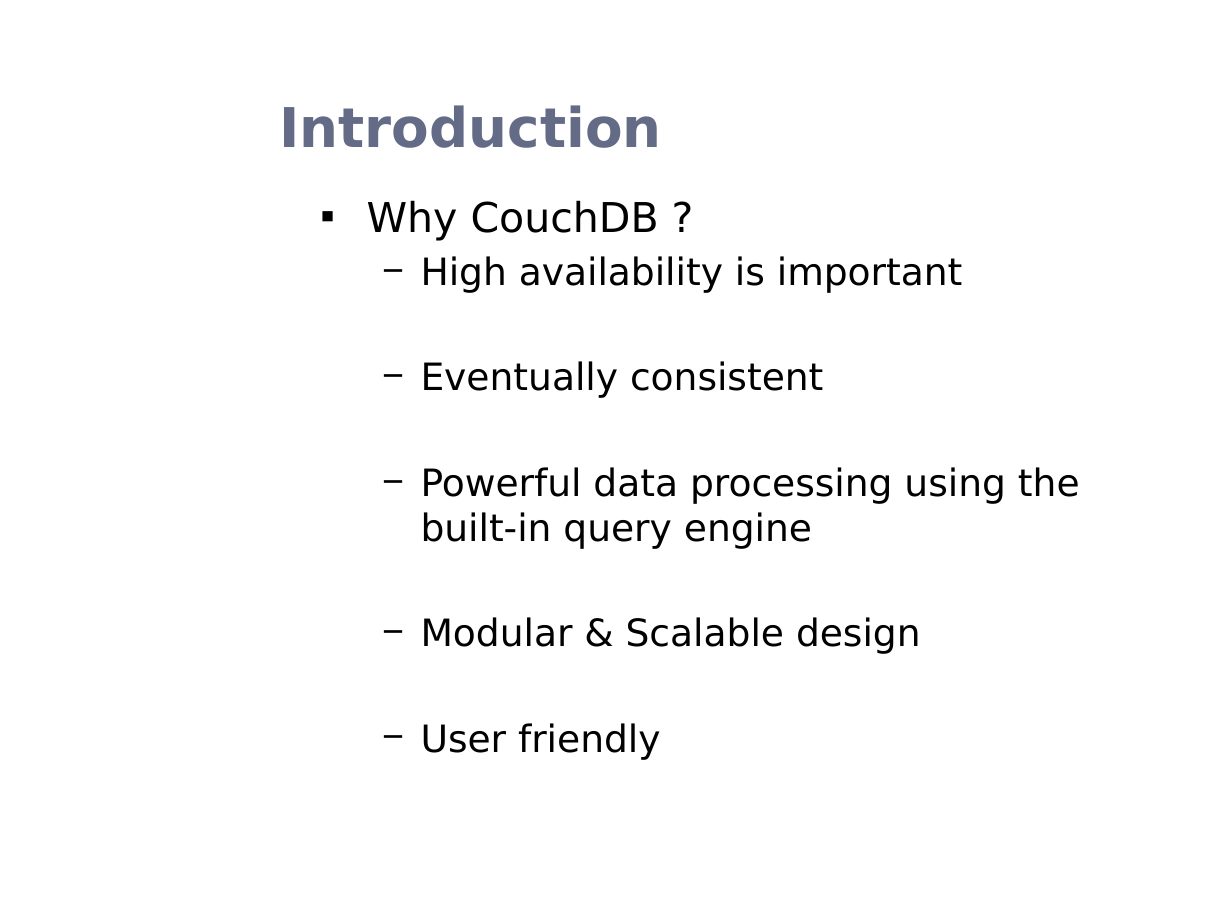
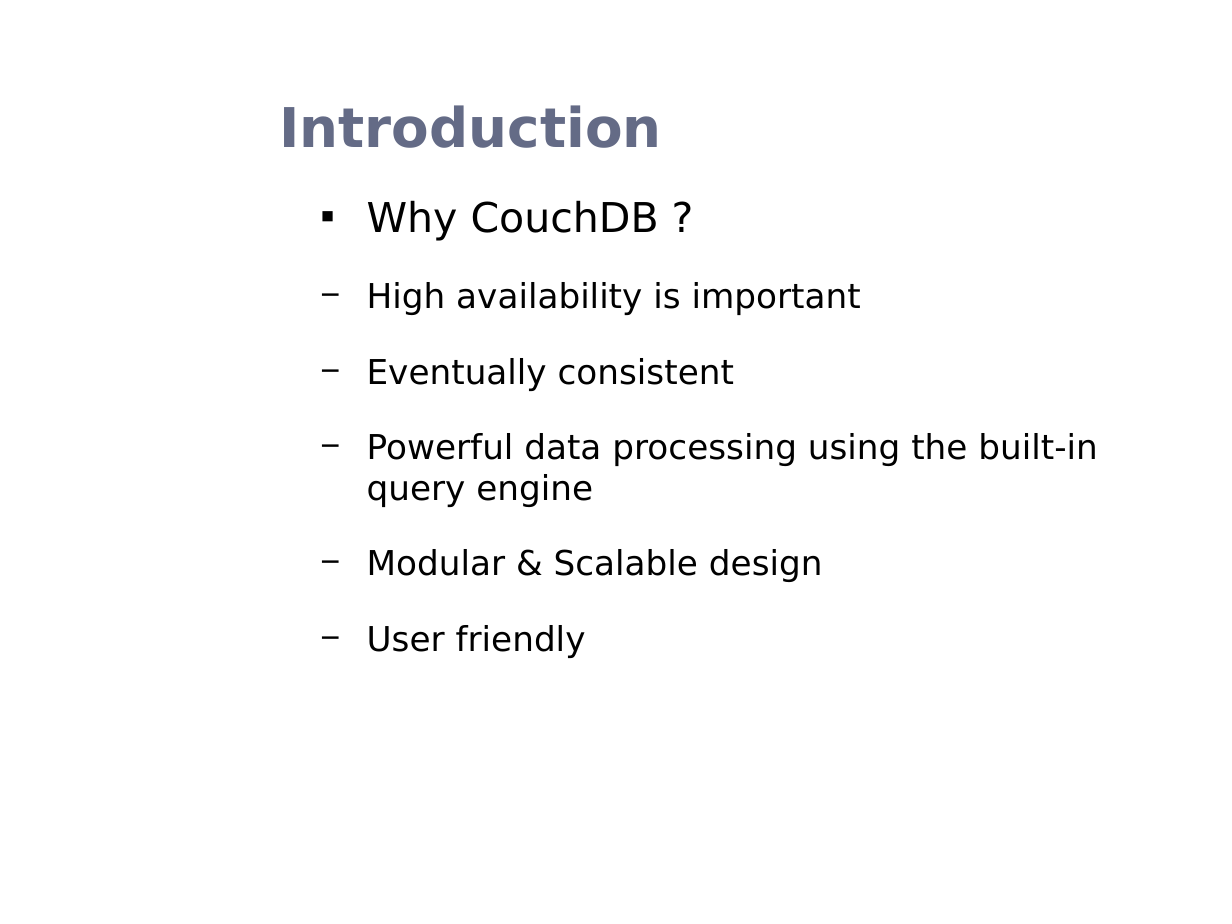
Before and after one commit to rohanz1993/Team_9_Heroku_Shopping_Cart_-_AWS_NoSQL_Service, a slide deck: slide 2 of Donita/CouchDB.pptx. Drawn at 1232x924 pixels with LibreOffice and Linux fonts; fonts in the diff are those of the drawing; background and template pictures are left out. Boxes give left, top, right and bottom in pixels: in the first picture for what was removed or moved away, otherwise in the second. Text is boxed around its words. In the diff, an @@ line names an element or a change of style, - is before the commit and + after.

```diff
--- a/Donita/CouchDB.pptx
+++ b/Donita/CouchDB.pptx
@@ text at (367,282,1097,658): size 22 to 20 pt; indent changed; more space between paragraphs @@
```
Also in this commit, not shown: 14 other slides changed, 4 slides added.
